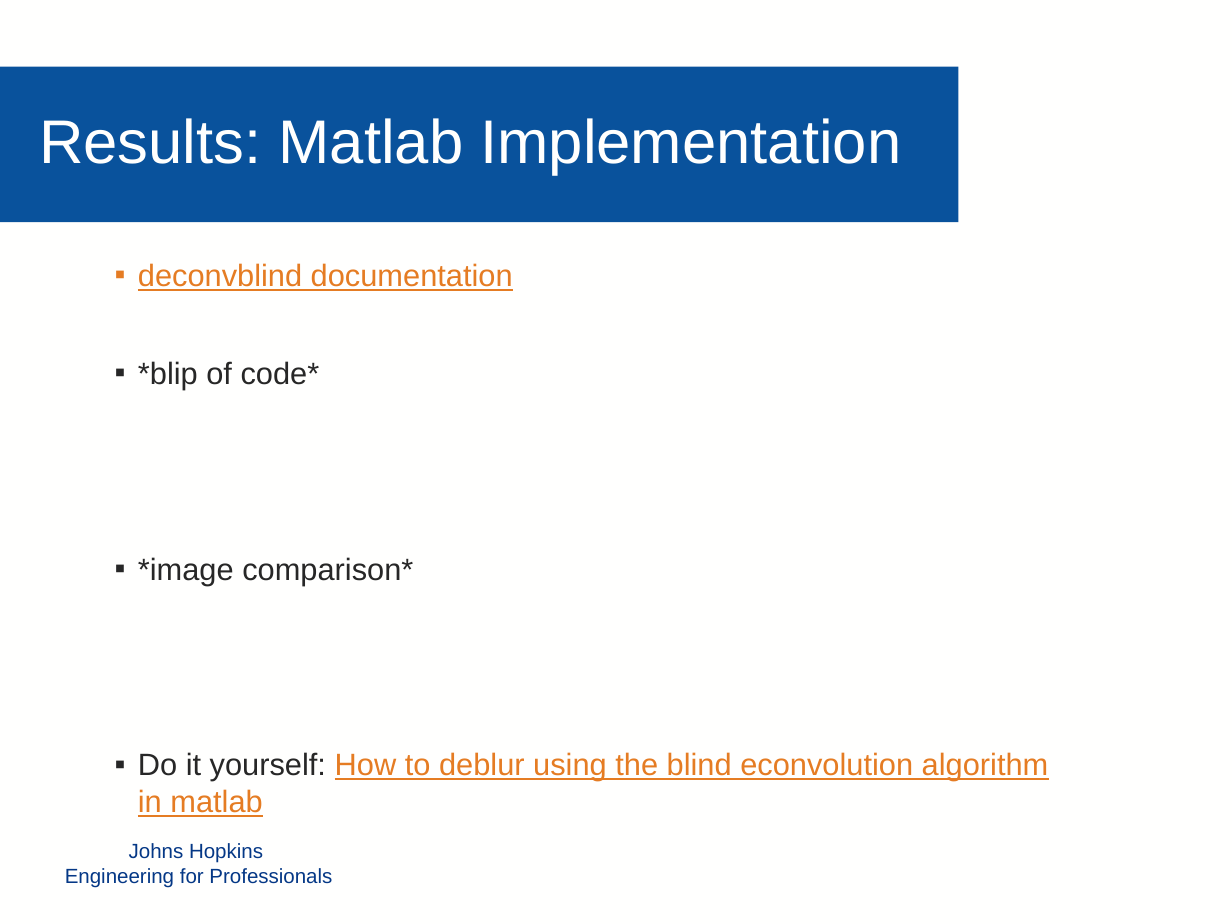
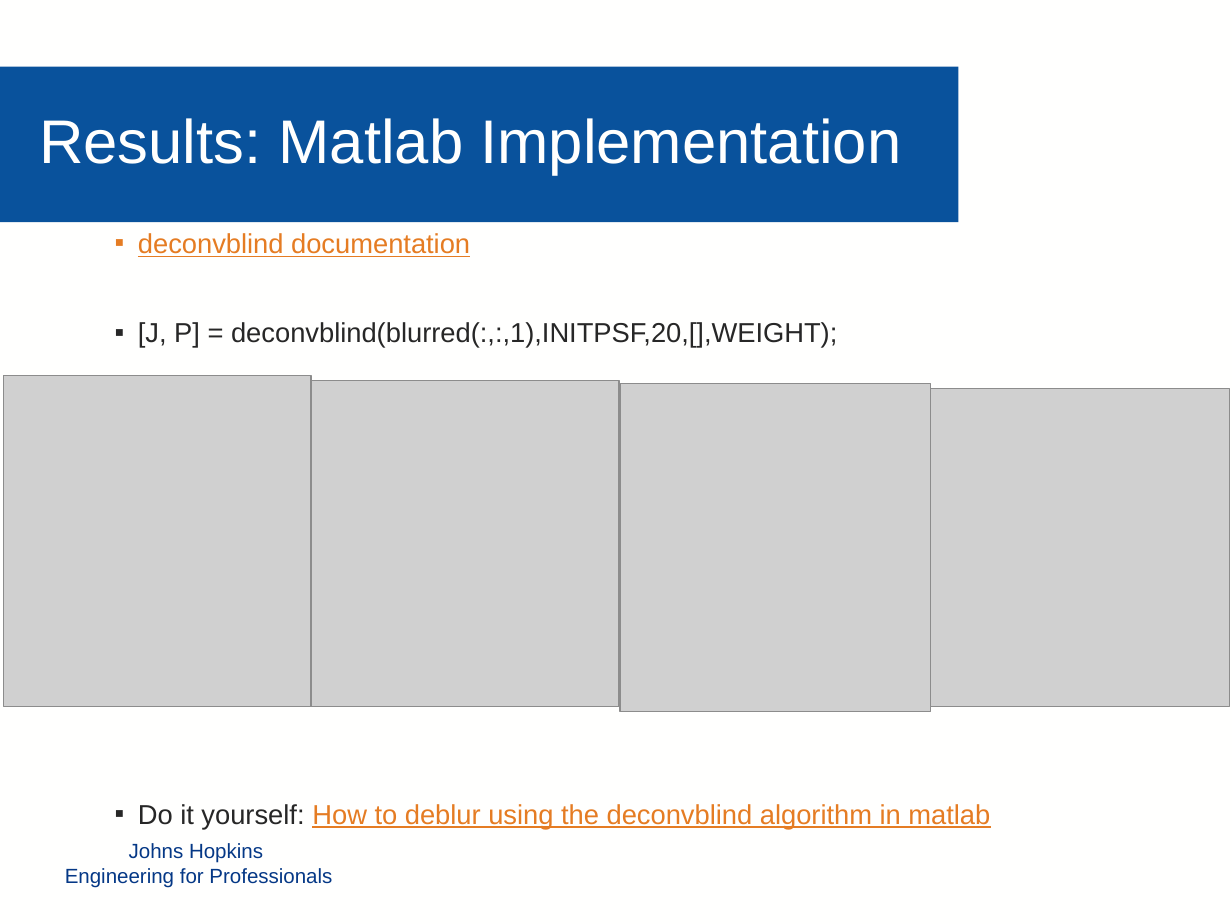
Before and after one commit to mollyn/matrixTheoryProject, a slide deck: slide 8 of Presentation/Diederich_Grassi_Nichols_PPT.pptx. Drawn at 1232x924 pixels with LibreOffice and Linux fonts; fonts in the diff are those of the drawing; grey boxes stand for pictures; background and template pictures are left out. Boxes give left, top, right and bottom in pixels: in the first picture for what was removed or moved away, otherwise in the second. Text is boxed around its words. In the diff, an @@ line names an element or a change of style, - is before the commit and + after.

Commit message:
updated ppt and script

```diff
--- a/Presentation/Diederich_Grassi_Nichols_PPT.pptx
+++ b/Presentation/Diederich_Grassi_Nichols_PPT.pptx
@@ text "deconvblind documentation": place and size @@
-text "deconvblind documentation" at bbox=[138, 263, 1049, 817]
+text "deconvblind documentation" at bbox=[138, 233, 990, 829]
@@ text at bbox=[138, 233, 470, 257]: size 18 to 16 pt in "deconvblind documentation" @@
@@ text at bbox=[138, 322, 990, 829]: text changed; size 18 to 16 pt; text colour #E57C23 to #272727 @@
-  ▪ *blip of code*
-  ▪ *image comparison*
-  ▪ Do it yourself: How to deblur using the blind econvolution algorithm in matlab
+  ▪ [J, P] = deconvblind(blurred(:,:,1),INITPSF,20,[],WEIGHT);
+  ▪ Do it yourself: How to deblur using the deconvblind algorithm in matlab
@@ picture added at bbox=[4, 376, 312, 707] @@
@@ picture added at bbox=[312, 381, 620, 707] @@
@@ picture added at bbox=[620, 383, 930, 712] @@
@@ picture added at bbox=[930, 388, 1230, 706] @@
```
Also in this commit, not shown: 1 other file.
